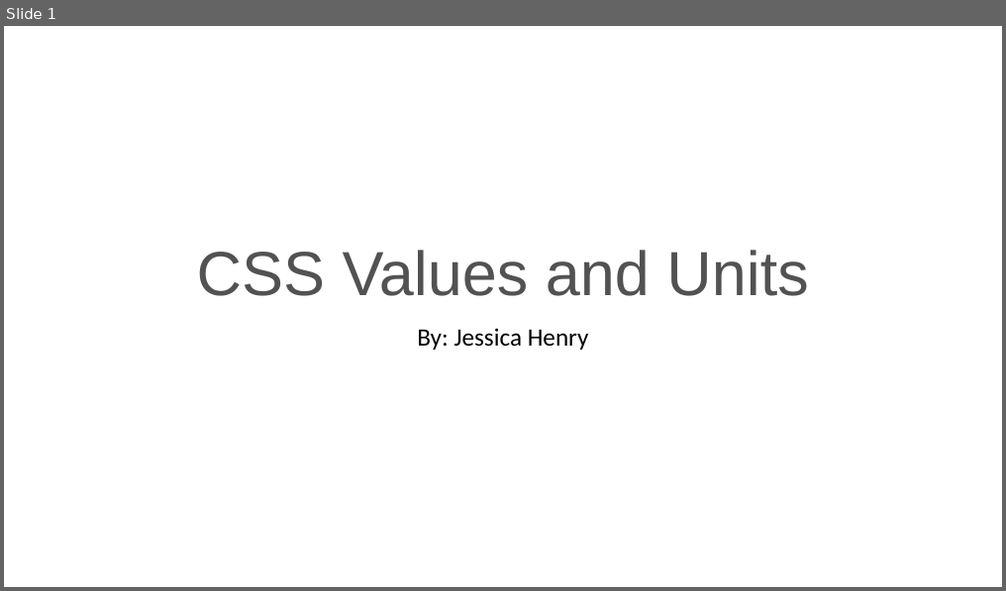
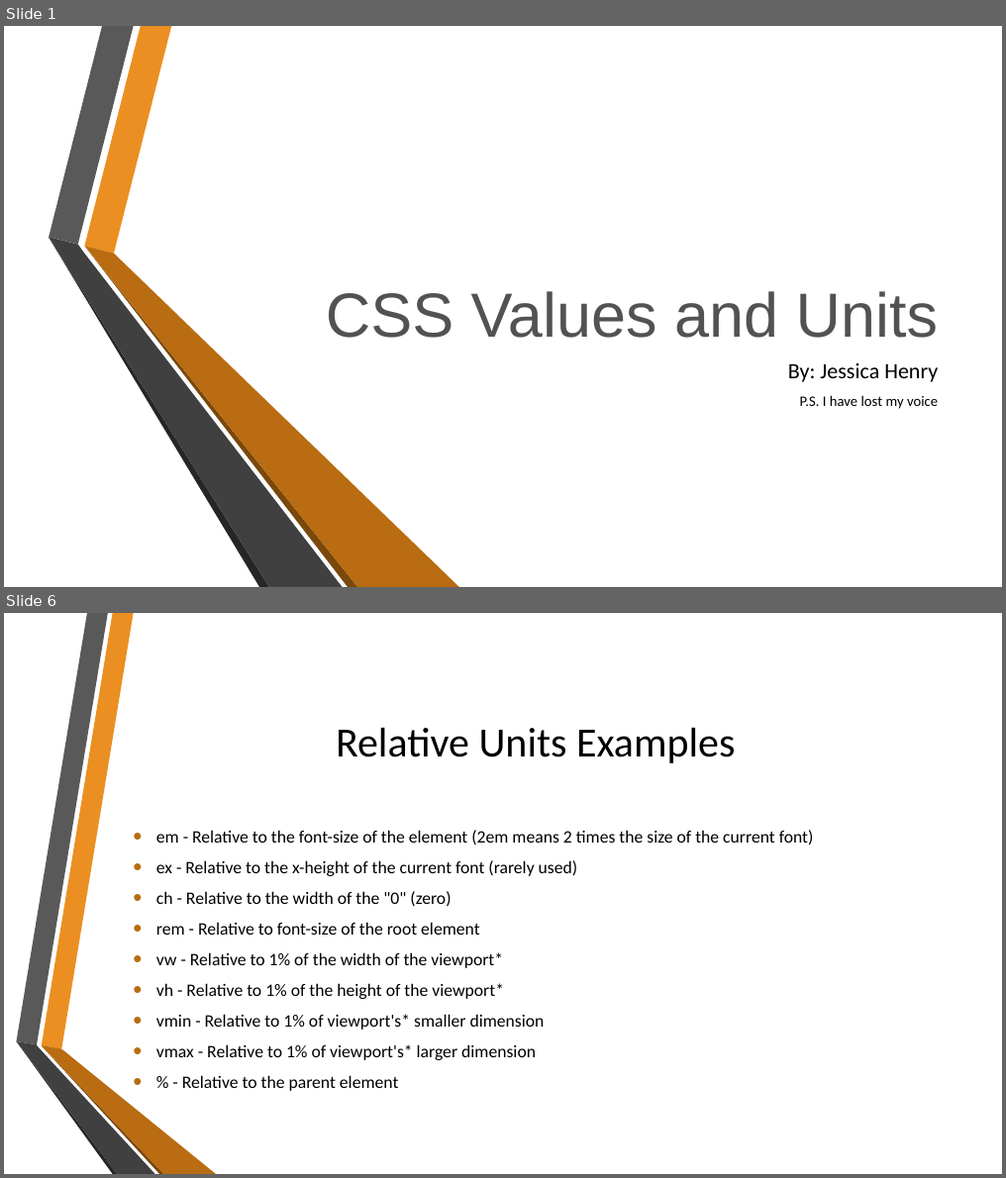
Before and after one commit to JHenry07/wdd230, a slide deck: CSS Values and Units.pptx. Shown one above the other, each under a label of ours: slide 1 before the commit, slides 1 and 6 after it; the slides between them are not shown. The pictures are 1006x591 and 1006x1178 pixels, drawn with LibreOffice and Linux fonts; fonts in the diff are those of the drawing; background and template pictures are left out. Boxes give left, top, right and bottom in pixels: in the first picture for what was removed or moved away, otherwise in the second. Text is boxed around its words. In the diff, an @@ line names an element or a change of style, - is before the commit and + after.

```diff
--- a/CSS Values and Units.pptx
+++ b/CSS Values and Units.pptx
@@ slide 6 added at bbox=[4, 613, 1002, 1174], background picture (left out) @@
@@ title added at bbox=[336, 728, 735, 763], 40 pt, text #000000 @@
+Relative Units Examples
@@ text added at bbox=[156, 830, 814, 1091], 16.8 pt, text #000000 @@
+• em - Relative to the font-size of the element (2em means 2 times the size of the current font)
+• ex - Relative to the x-height of the current font (rarely used)
+• ch - Relative to the width of the "0" (zero)
+• rem - Relative to font-size of the root element
+• vw - Relative to 1% of the width of the viewport*
+• vh - Relative to 1% of the height of the viewport*
+• vmin - Relative to 1% of viewport's* smaller dimension
+• vmax - Relative to 1% of viewport's* larger dimension
+• % - Relative to the parent element
@@ group added at bbox=[16, 613, 216, 1174]: 6 freeform shapes @@
@@ slide 1 changed as well @@
@@ title "CSS Values and Units": place and size @@
-title "CSS Values and Units" at bbox=[197, 250, 808, 296]
+title "CSS Values and Units" at bbox=[326, 291, 938, 338]
@@ title "CSS Values and Units" at bbox=[326, 291, 938, 338]: alignment centre to right; line spacing 0.9 to 1 @@
@@ group added at bbox=[49, 26, 460, 587]: 6 freeform shapes @@
@@ subtitle "By: Jessica Henry": place and size @@
-subtitle "By: Jessica Henry" at bbox=[417, 328, 589, 350]
+subtitle "By: Jessica Henry" at bbox=[788, 364, 938, 409]
@@ subtitle at bbox=[788, 364, 938, 382]: size 24 to 21 pt in "By: Jessica Henry"; alignment centre to right; line spacing 0.9 to 1 @@
@@ subtitle at bbox=[800, 395, 938, 409]: paragraph added @@
+P.S. I have lost my voice
```
Also in this commit, not shown: 5 other slides added, 3 slides removed, 4 other files.
